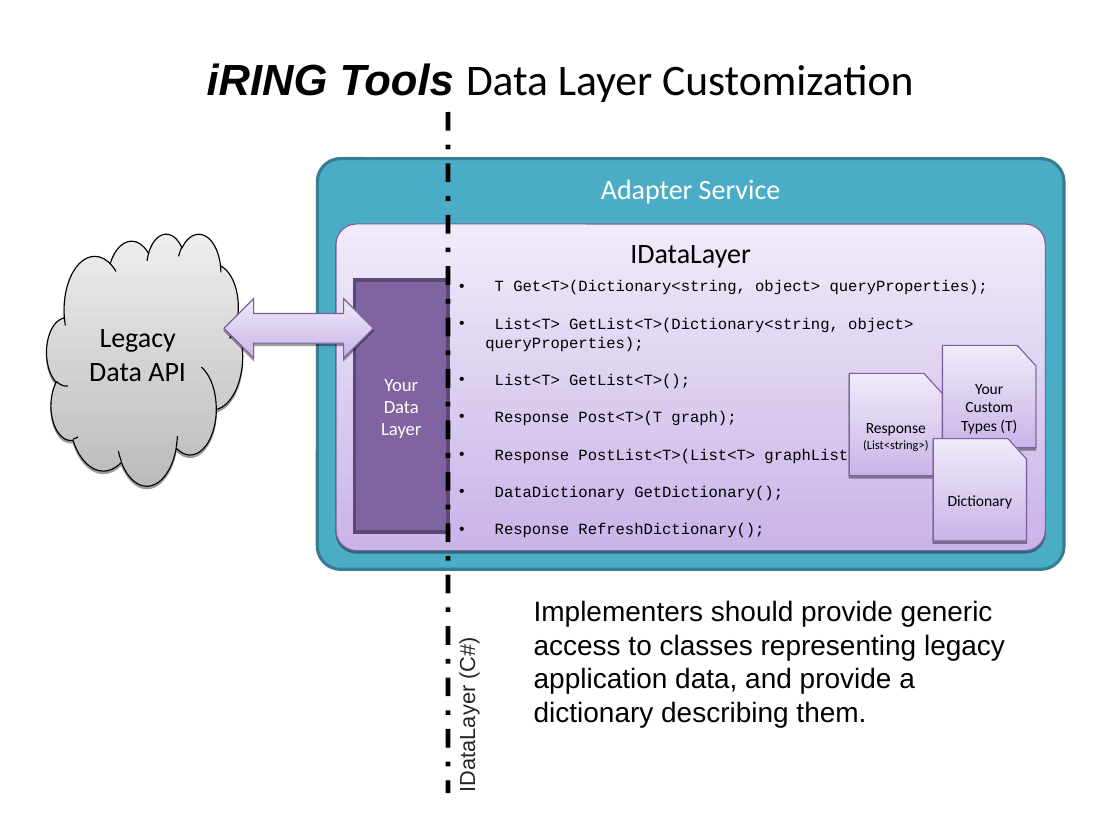
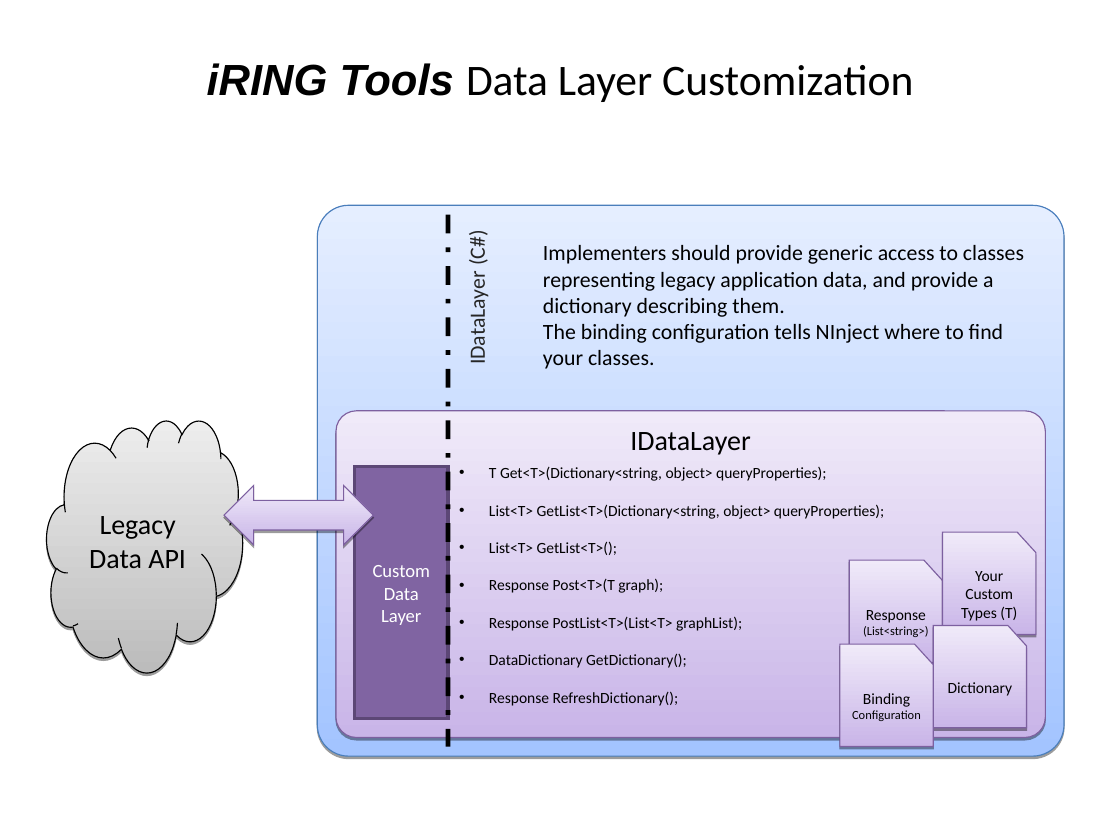
Before and after one commit to heyena/iring-tools, a slide deck: slide 13 of trunk/Documentation/iRING SDK Overview.ppt (slide 12 before the commit). Drawn at 1120x840 pixels with LibreOffice and Linux fonts; fonts in the diff are those of the drawing; background and template pictures are left out. Boxes give left, top, right and bottom in pixels: in the first picture for what was removed or moved away, otherwise in the second. Text is boxed around its words. In the diff, an @@ line names an element or a change of style, - is before the commit and + after.

```diff
--- a/trunk/Documentation/iRING SDK Overview.ppt
+++ b/trunk/Documentation/iRING SDK Overview.ppt
@@ rounded rectangle removed at [317,159,1064,570] @@
-Adapter Service
@@ rounded rectangle added at [317,205,1064,756], fill gradient #A3C4FF to #E5EEFF, outline #4A7EBB 0.74 pt @@
@@ line moved from (448, 112) - (448, 793) to (448, 215) - (448, 747) @@
@@ text "IDataLayer (C#)": place and size @@
-text "IDataLayer (C#)" at [455,641,479,790]
+text "IDataLayer (C#)" at [464,233,491,362]
@@ text "IDataLayer (C#)" at [464,233,491,362]: font Arial to Calibri @@
@@ text at [543,245,1024,369]: text changed; size 18 to 14 pt; font Arial to Calibri @@
-Implementers should provide generic access to classes representing legacy application data, and provide a dictionary describing them.
+Implementers should provide generic access to classes representing legacy application data, and provide a dictionary describing them.
+The binding configuration tells NInject where to find your classes.
@@ text "T Get<T>(Dictionary<string, object> queryProperties);" at [489,467,884,706]: font Courier New to Calibri @@
@@ 3 flow chart punched cards, 1 rounded rectangle, 1 text, 1 freeform shape, 1 rectangle, 1 left right arrow: place and size @@
-3 flow chart punched cards, 1 rounded rectangle, 1 text, 1 freeform shape, 1 rectangle, 1 left right arrow at [47,224,1045,551]
+3 flow chart punched cards, 1 rounded rectangle, 1 text, 1 freeform shape, 1 rectangle, 1 left right arrow at [47,411,1045,738]
@@ text in rectangle at [373,565,431,625]: text changed @@
-Your Data Layer
+Custom
+Data Layer
@@ flow chart punched card added at [840,644,933,746], fill gradient #C9B5E8 to #F0EAF9, outline #7D60A0 0.74 pt, 8 pt, text #000000 @@
+Binding Configuration
```
Also in this commit, not shown: 1 other slide changed, 2 slides added, 1 slide removed, 2 other files.
